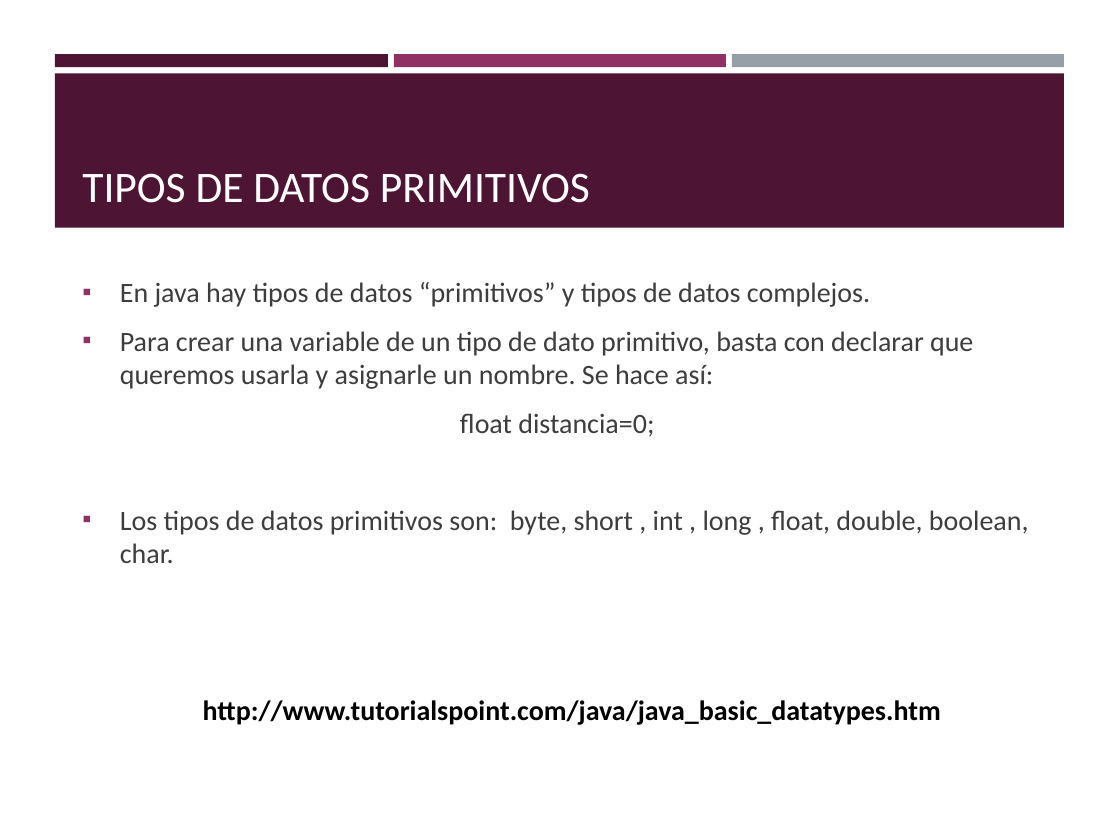
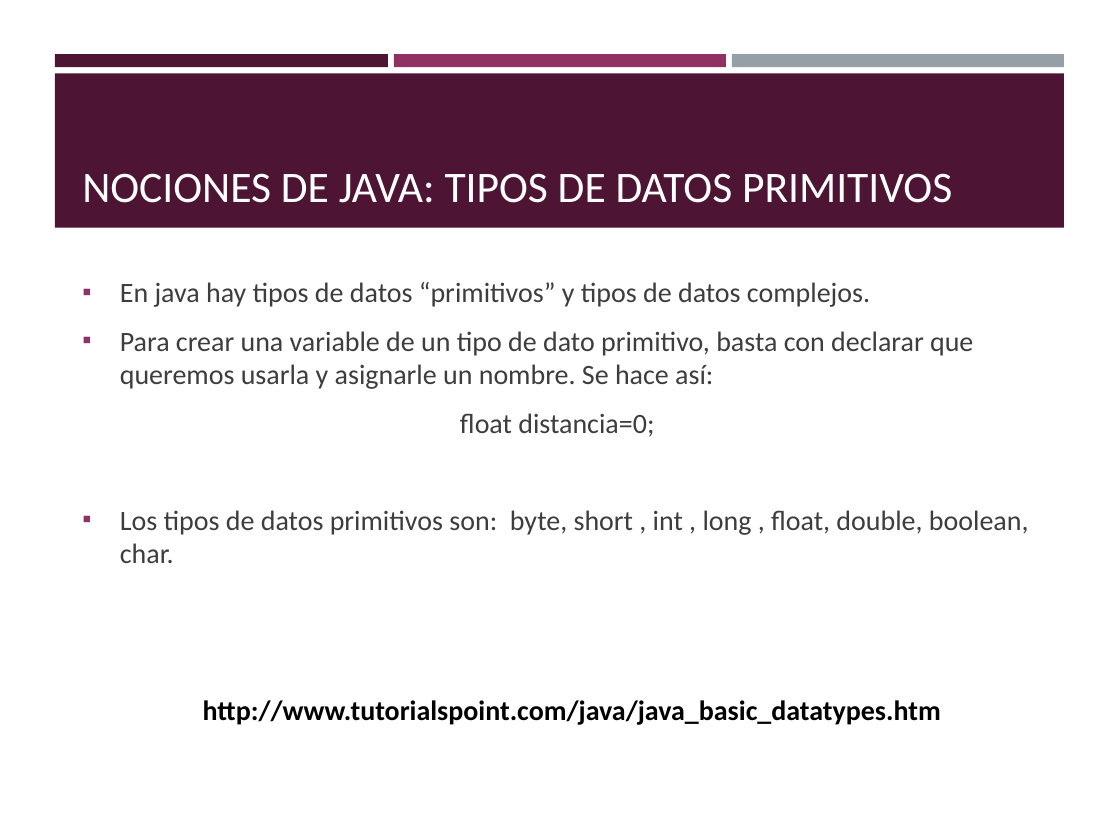
Before and after one commit to Avidabits/electroartistas, a slide deck: slide 14 of TallerProcessing/Introducción mínima a Processing.pptx (slide 6 before the commit). Drawn at 1120x840 pixels with LibreOffice and Linux fonts; fonts in the diff are those of the drawing. Boxes give left, top, right and bottom in pixels: in the first picture for what was removed or moved away, otherwise in the second. Text is boxed around its words. In the diff, an @@ line names an element or a change of style, - is before the commit and + after.

```diff
--- a/TallerProcessing/Introducción mínima a Processing.pptx
+++ b/TallerProcessing/Introducción mínima a Processing.pptx
@@ title at [82, 173, 952, 203]: text changed @@
-TIPOS DE DATOS PRIMITIVOS
+NOCIONES DE JAVA: TIPOS DE DATOS PRIMITIVOS
```
Also in this commit, not shown: 8 other slides changed, 5 slides added, 4 other files.
